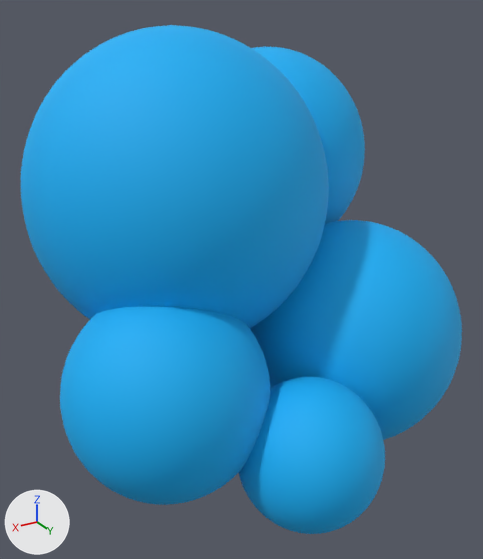
A saved change to the FBX model metroid-UNITY(vrtk)/Assets/Resources/br-m-balls-blue.fbx.
Before and after are seen from a camera (50 mm lens) standing at (-113.734, 1.259, 2.06) and looking at (-114.479, 0.017, 1.439). Lighting does not change. The marker at lower left points along +X, +Y and +Z. Where no turn or scale is listed for an object, it has been applied to the vertices.
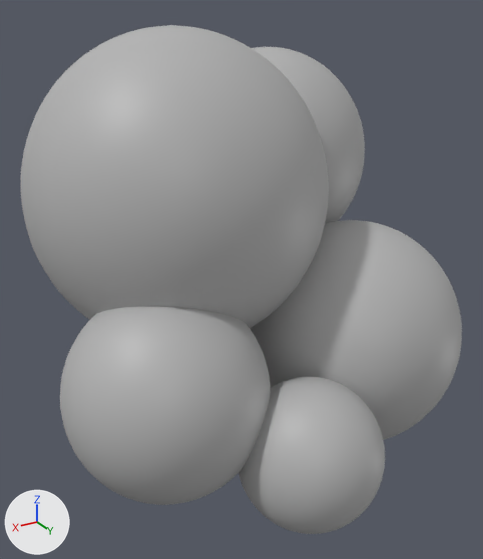
Where the change shows, as pixel boxes [x1, y1, x2, y2] in the pictures (483 x 559 px):
'pSphere2', recoloured
    both: [20, 25, 329, 328]
'pSphere3', recoloured
    both: [60, 306, 271, 505]
'pSphere5', recoloured
    both: [250, 220, 462, 440]
'pSphere6', recoloured
    both: [238, 377, 385, 534]
'pSphere4', recoloured
    both: [252, 47, 365, 224]

What changed in the scene script:
```text
Add mat_z_solid_grey:
    mat_z_solid_grey = principled_material('z_solid_grey')
    mat_z_solid_grey.base_color = (0.455, 0.455, 0.455)  # grey #b4b4b4
Change me_mesh_002:
    where me_mesh_002.from_pydata(...)  # 2210 vertices, 2208 faces; spans x -0.253..0.253, y -0.253..0.253, z -0.265..0.265
    remove me_mesh_002.materials.append(mat_blinn1)  # cyan #00b1f6
    add me_mesh_002.materials.append(mat_z_solid_grey)  # grey #b4b4b4
Change me_mesh:
    where me_mesh.from_pydata(...)  # 2210 vertices, 2208 faces; spans x -0.335..0.335, y -0.335..0.335, z -0.351..0.351
    remove me_mesh.materials.append(mat_blinn1)  # cyan #00b1f6
    add me_mesh.materials.append(mat_z_solid_grey)  # grey #b4b4b4
Change me_mesh_004:
    where me_mesh_004.from_pydata(...)  # 2210 vertices, 2208 faces; spans x -0.156..0.156, y -0.156..0.156, z -0.163..0.163
    remove me_mesh_004.materials.append(mat_blinn1)  # cyan #00b1f6
    add me_mesh_004.materials.append(mat_z_solid_grey)  # grey #b4b4b4
Change me_mesh_001:
    where me_mesh_001.from_pydata(...)  # 2210 vertices, 2208 faces; spans x -0.216..0.216, y -0.216..0.216, z -0.226..0.226
    remove me_mesh_001.materials.append(mat_blinn1)  # cyan #00b1f6
    add me_mesh_001.materials.append(mat_z_solid_grey)  # grey #b4b4b4
Change me_mesh_003:
    where me_mesh_003.from_pydata(...)  # 2210 vertices, 2208 faces; spans x -0.266..0.266, y -0.266..0.266, z -0.279..0.279
    remove me_mesh_003.materials.append(mat_blinn1)  # cyan #00b1f6
    add me_mesh_003.materials.append(mat_z_solid_grey)  # grey #b4b4b4
```
